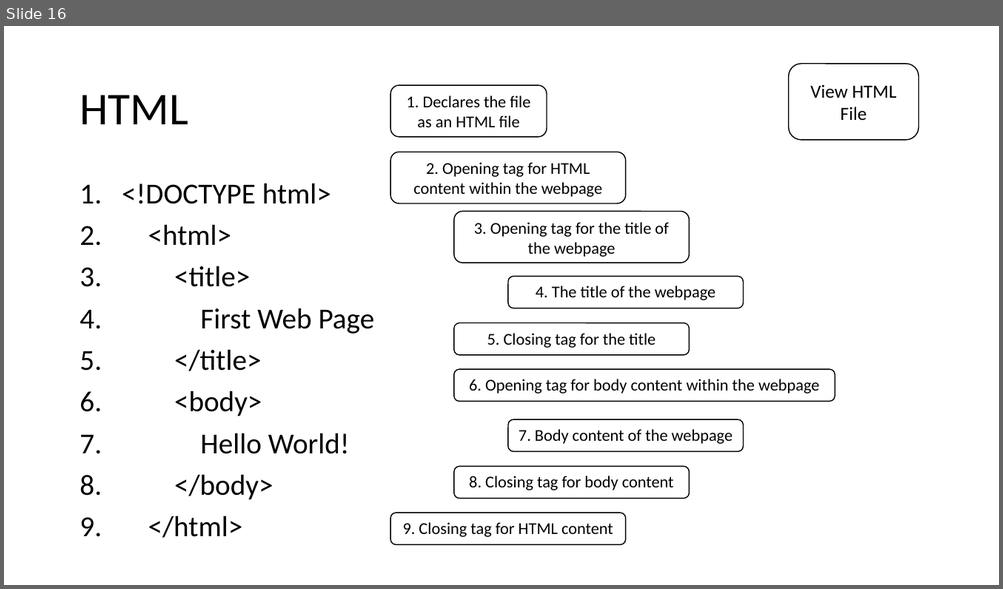
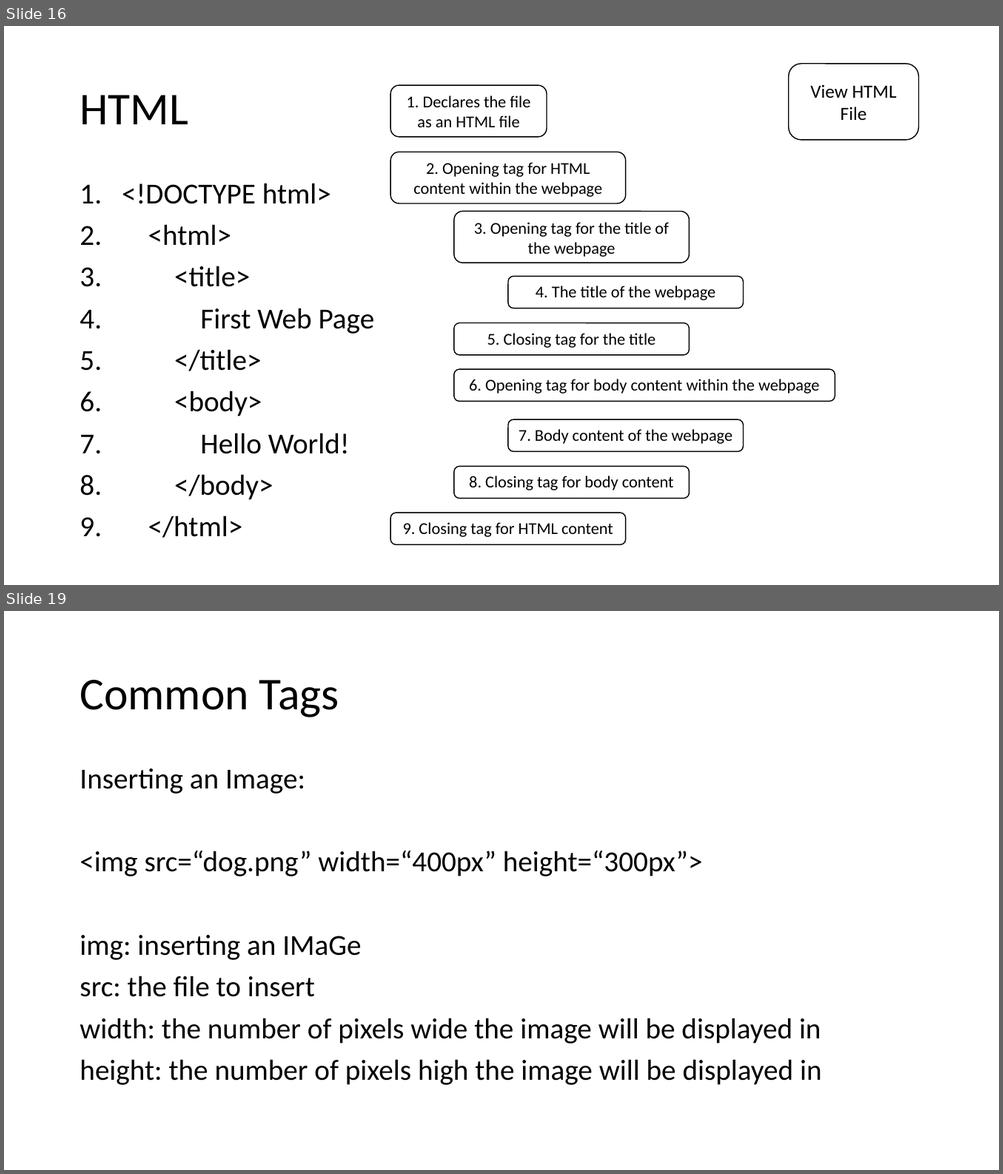
Before and after one commit to MrJoshGross/Course-Curricular-Material, a slide deck: Computer Science Principles/Lectures/Lecture 8 - HTML Tags.pptx. Shown one above the other, each under a label of ours: slide 16 before the commit, slides 16 and 19 after it; the slides between them are not shown. The pictures are 1003x589 and 1003x1174 pixels, drawn with LibreOffice and Linux fonts; fonts in the diff are those of the drawing. Boxes give left, top, right and bottom in pixels: in the first picture for what was removed or moved away, otherwise in the second. Text is boxed around its words. In the diff, an @@ line names an element or a change of style, - is before the commit and + after.

Commit message:
Update Lecture 8 - HTML Tags.pptx
added common html tags and css section

```diff
--- a/Computer Science Principles/Lectures/Lecture 8 - HTML Tags.pptx
+++ b/Computer Science Principles/Lectures/Lecture 8 - HTML Tags.pptx
@@ slide 19 added at [4, 611, 999, 1170], background #FFFFFF @@
@@ title added at [79, 680, 339, 718], 44 pt, text #000000 @@
+Common Tags
@@ text added at [79, 769, 822, 1085], 28 pt, text #000000 @@
+Inserting an Image:
+<img src=“dog.png” width=“400px” height=“300px”>
+img: inserting an IMaGe
+src: the file to insert
+width: the number of pixels wide the image will be displayed in
+height: the number of pixels high the image will be displayed in
```
Also in this commit, not shown: 23 other slides added.
